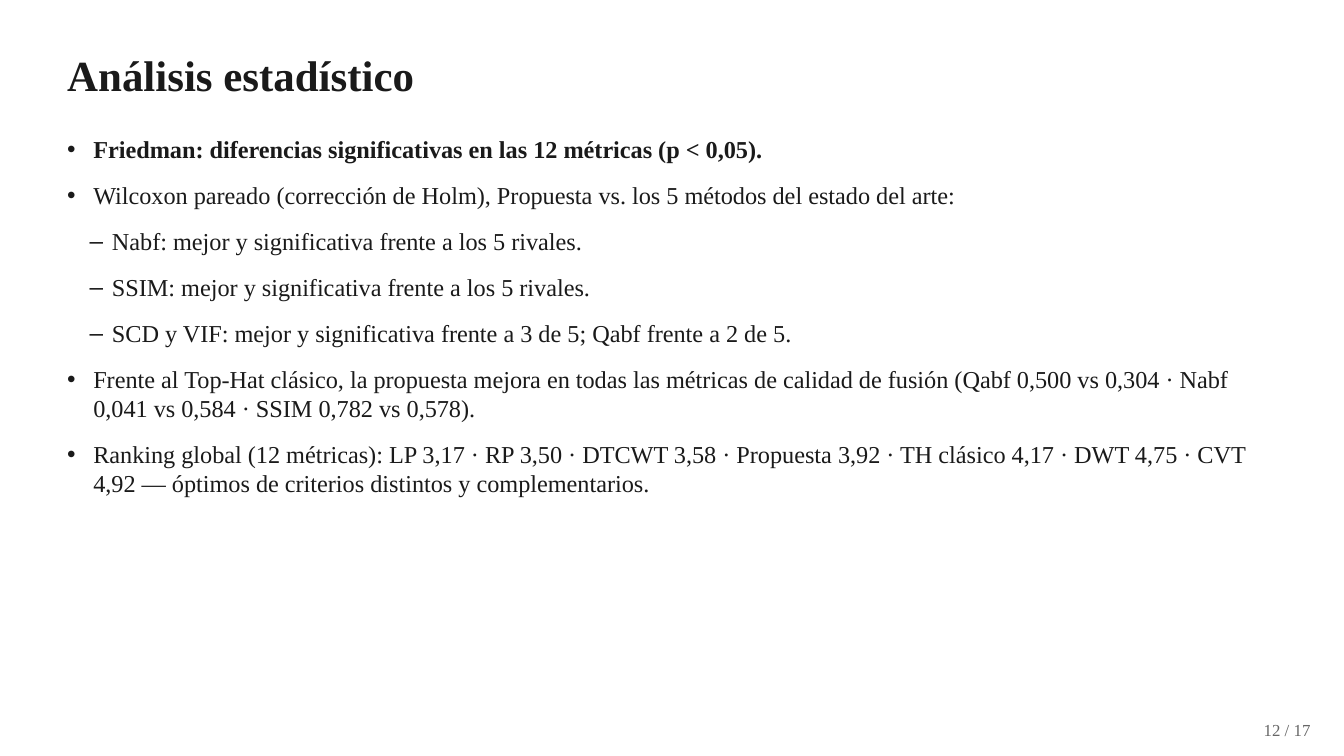
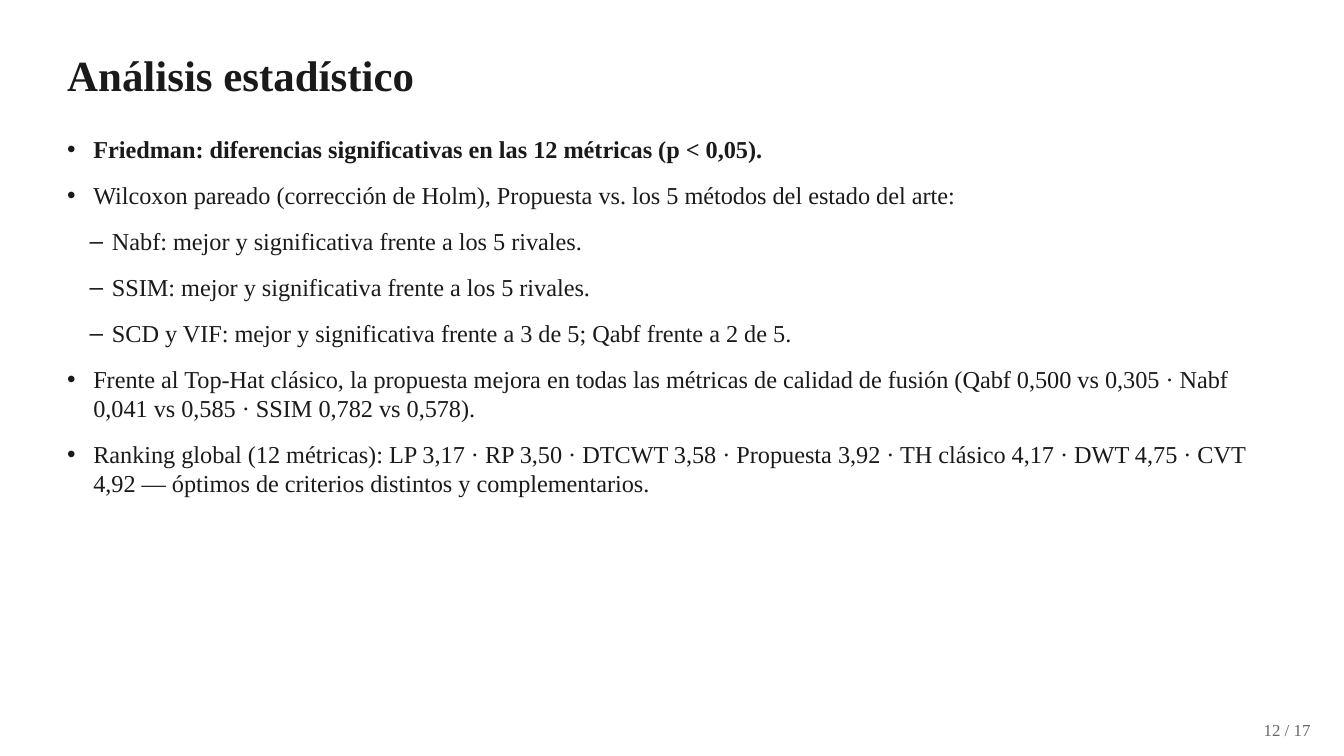
Before and after one commit to YanBajac/TFM_Fusion_Imagenes_Propuesta_Oficial, a slide deck: slide 12 of docs/Tesis_Defensa_Presentacion.pptx. Drawn at 1344x756 pixels with LibreOffice and Linux fonts; fonts in the diff are those of the drawing. Boxes give left, top, right and bottom in pixels: in the first picture for what was removed or moved away, otherwise in the second. Text is boxed around its words. In the diff, an @@ line names an element or a change of style, - is before the commit and + after.

Commit message:
Presentación: unifica el redondeo con el libro (Nabf 0,585; Qabf 0,305)
La auditoría de figuras detectó que el deck redondeaba 0,5845->0,584 y
0,3045->0,304 (numpy half-even) mientras el libro y su Figura 9 muestran
0,585/0,305; se alinean las láminas 11, 12 y 14 con el libro.

```diff
--- a/docs/Tesis_Defensa_Presentacion.pptx
+++ b/docs/Tesis_Defensa_Presentacion.pptx
@@ text at <box>93,371,1228,422</box>: text changed @@
-• Frente al Top-Hat clásico, la propuesta mejora en todas las métricas de calidad de fusión (Qabf 0,500 vs 0,304 · Nabf 0,041 vs 0,584 · SSIM 0,782 vs 0,578).
+• Frente al Top-Hat clásico, la propuesta mejora en todas las métricas de calidad de fusión (Qabf 0,500 vs 0,305 · Nabf 0,041 vs 0,585 · SSIM 0,782 vs 0,578).
```
Also in this commit, not shown: 2 other slides changed.
